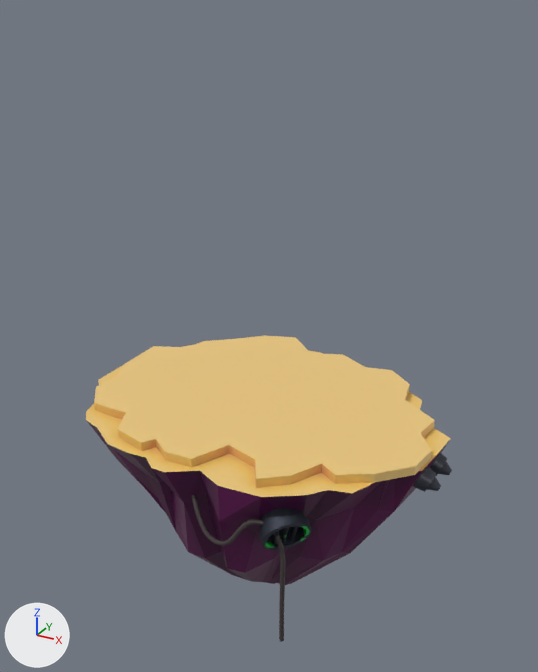
The glTF model client/public/models/cyberpunk-bar-1.glb as it was, and as the next commit left it.
One viewpoint serves both versions: a 50 mm lens placed at (1.25, -2.4, 1.41), pointed at (-0.11, 0.07, 0.17). Every picture has the same lights, and +X, +Y and +Z are marked at lower left. The first picture is the older version. Where no turn or scale is listed for an object, it has been applied to the vertices.
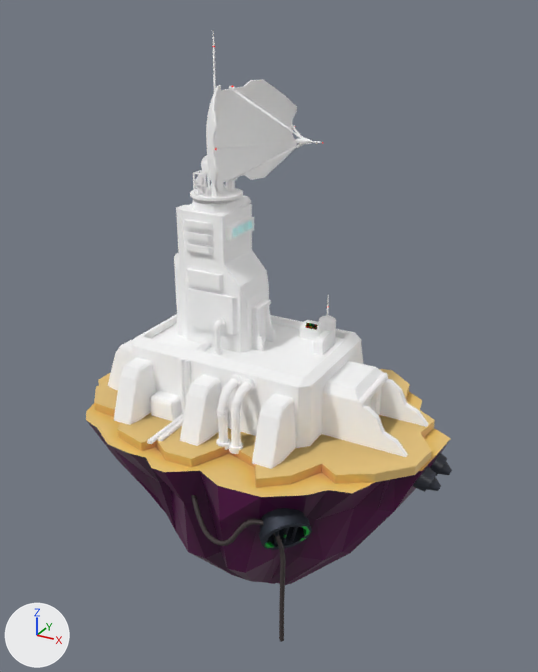
The newer file is also turned or shifted as a whole; pictures and numbers use the older file's frame.

Scene script edits in JSON lines:
```json
{"op": "add", "block": "img_light", "code": ["img_light = load_image('light', '_unpacked/light', 1024, 1024, 'sRGB')"]}
{"op": "add", "block": "mat_radar", "code": ["mat_radar = principled_material('Radar__)))')", "mat_radar.base_color = (1.0, 1.0, 1.0)  # white #ffffff", "mat_radar.metallic = 1.0", "mat_radar.roughness = 1.0"]}
{"op": "add", "block": "mat_light___monitor_radar", "code": ["mat_light___monitor_radar = bpy.data.materials.new('Light_+_monitor_radar')", "# colours: black #000000", "# uses the picture img_light"]}
{"op": "add", "block": "mat_engine", "code": ["mat_engine = principled_material('Engine')", "mat_engine.base_color = (1.0, 1.0, 1.0)  # white #ffffff", "mat_engine.metallic = 1.0", "mat_engine.roughness = 1.0"]}
{"op": "add", "block": "mat_door_002", "code": ["mat_door_002 = principled_material('Door.002')", "mat_door_002.base_color = (1.0, 1.0, 1.0)  # white #ffffff", "mat_door_002.metallic = 1.0", "mat_door_002.roughness = 1.0"]}
{"op": "add", "block": "mat_radar_building", "code": ["mat_radar_building = principled_material('Radar_building')", "mat_radar_building.base_color = (1.0, 1.0, 1.0)  # white #ffffff", "mat_radar_building.metallic = 1.0", "mat_radar_building.roughness = 1.0"]}
{"op": "add", "block": "me_cylinder_002", "code": ["me_cylinder_002 = bpy.data.meshes.new('Cylinder.002')", "me_cylinder_002.from_pydata(...)  # 1339 vertices, 2596 faces; spans x -0.041..0.451, y -0.302..0.293, z -0.07..0.474", "# faces by material slot: [2508, 88]", "me_cylinder_002.materials.append(mat_radar)  # white #ffffff", "me_cylinder_002.materials.append(mat_light___monitor_radar)"]}
{"op": "add", "block": "me_cylinder_008", "code": ["me_cylinder_008 = bpy.data.meshes.new('Cylinder.008')", "me_cylinder_008.from_pydata(...)  # 378 vertices, 668 faces; spans x -0.103..0.103, y -0.103..0.102, z 0.0..0.14", "me_cylinder_008.materials.append(mat_engine)  # white #ffffff"]}
{"op": "add", "block": "me_cube_027", "code": ["me_cube_027 = bpy.data.meshes.new('Cube.027')", "me_cube_027.from_pydata(...)  # 2587 vertices, 3849 faces; spans x -0.723..0.617, y -0.514..0.442, z -0.151..0.696", "# faces by material slot: [3823, 20, 6]", "me_cube_027.materials.append(mat_radar_building)  # white #ffffff", "me_cube_027.materials.append(mat_light___monitor_radar)", "me_cube_027.materials.append(mat_door_002)  # white #ffffff"]}
{"op": "add", "block": "ob_radar_____radar", "code": ["ob_radar_____radar = bpy.data.objects.new('Radar_)))_radar', me_cylinder_002)", "ob_radar_____radar.location = (-0.316, 0.026, 0.864)"]}
{"op": "add", "block": "ob_engine____radar", "code": ["ob_engine____radar = bpy.data.objects.new('Engine_=__radar', me_cylinder_008)", "ob_engine____radar.location = (-0.316, 0.026, 0.745)"]}
{"op": "add", "block": "ob_radar_building", "code": ["ob_radar_building = bpy.data.objects.new('Radar_building_', me_cube_027)", "ob_radar_building.location = (-0.05, 0.026, 0.033)"]}
```

Changed parts and their boxes (x1, y1, x2, y2) in the pictures (538 x 672 px):
```json
{"object": "Radar_building_", "change": "added", "after": [108, 196, 429, 469], "faces in mat_radar_building (white #ffffff)": [108, 196, 429, 469], "faces in mat_door_002 (white #ffffff)": [258, 307, 371, 407]}
{"object": "Radar_)))_radar", "change": "added", "after": [201, 30, 323, 194], "faces in mat_radar (white #ffffff)": [201, 30, 322, 194]}
{"object": "Engine_=__radar", "change": "added", "after": [190, 160, 243, 201]}
```
